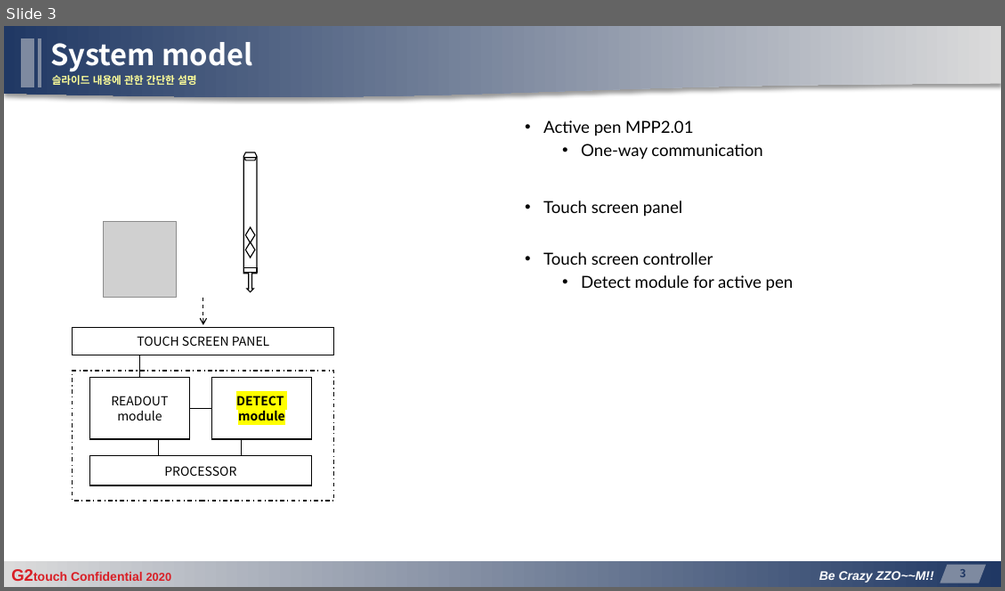
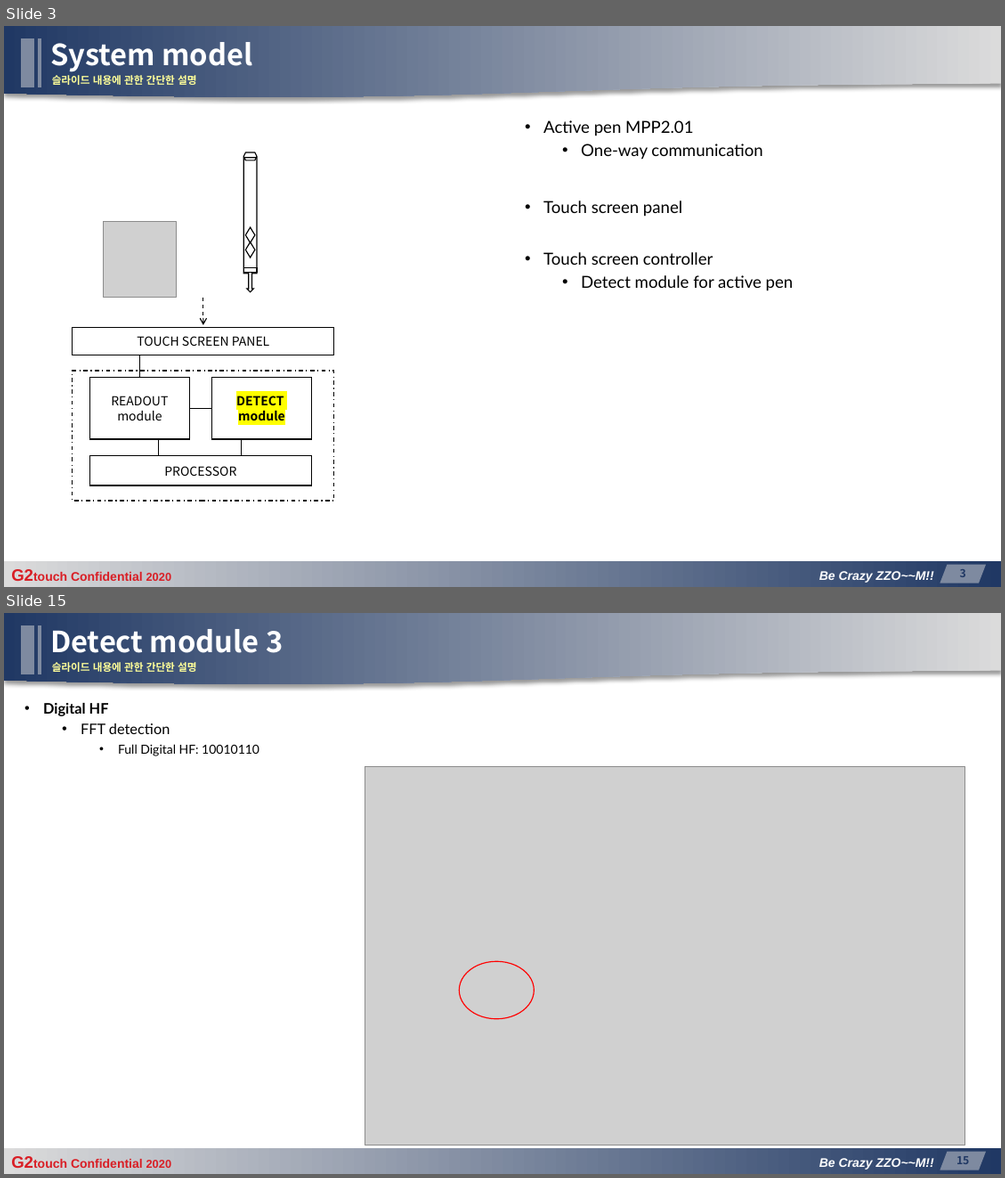
Before and after one commit to manhduc1811/MPP-signal-simulation-and-detection, a slide deck: G2touch_D2center_mducng_MPPv20_AFE-IC_DetectingPart_v03.pptx. Shown one above the other, each under a label of ours: slide 3 before the commit, slides 3 and 15 after it; the slides between them are not shown. The pictures are 1005x591 and 1005x1178 pixels, drawn with LibreOffice and Linux fonts; fonts in the diff are those of the drawing; grey boxes stand for pictures; background and template pictures are left out. Boxes give left, top, right and bottom in pixels: in the first picture for what was removed or moved away, otherwise in the second. Text is boxed around its words. In the diff, an @@ line names an element or a change of style, - is before the commit and + after.

```diff
--- a/G2touch_D2center_mducng_MPPv20_AFE-IC_DetectingPart_v03.pptx
+++ b/G2touch_D2center_mducng_MPPv20_AFE-IC_DetectingPart_v03.pptx
@@ slide 15 added at bbox=[4, 613, 1001, 1174], background #FFFFFF; not listed: 7 template elements that a slide beside it also shows @@
@@ title added at bbox=[50, 629, 283, 653], 28 pt, text #FFFFFF, bold @@
+Detect module 3
@@ text added at bbox=[52, 662, 196, 672], 10 pt, text #FFFF99, bold @@
+슬라이드 내용에 관한 간단한 설명
@@ text added at bbox=[43, 703, 259, 756], 12 pt, text #000000 @@
+• Digital HF
+  • FFT detection
+    • Full Digital HF: 10010110
@@ group added at bbox=[364, 766, 964, 1145]: 9 pictures, 1 ellipse @@
```
Also in this commit, not shown: 15 slides changed, 7 other slides added.
